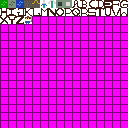
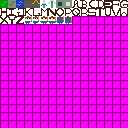
Revision of a layered 128x128 image; what changed, layer by layer:
painted on "Layer 0" over [32, 16, 72, 24]
